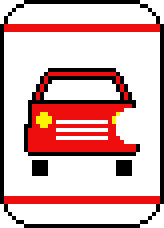
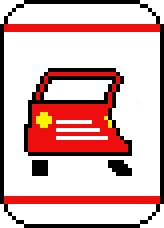
Before/after of a w=164, h=228 layered artwork. What changed in the layer stack:
renamed "Bang" to "Crash", painted on it over [92, 84, 140, 172]
